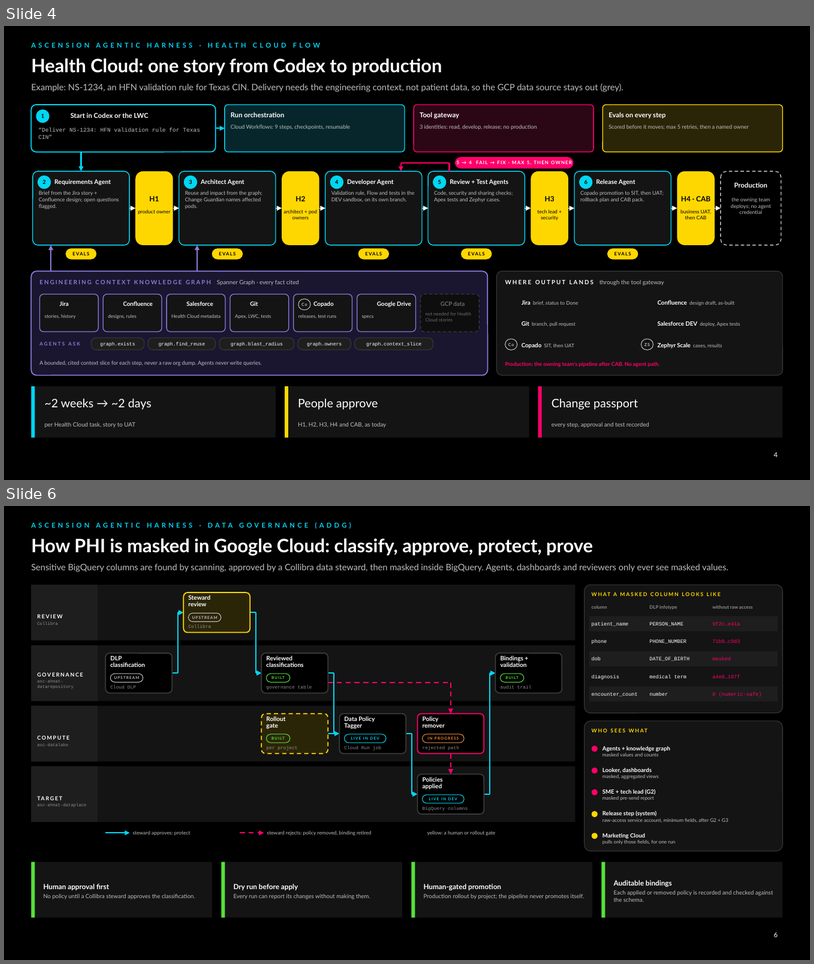
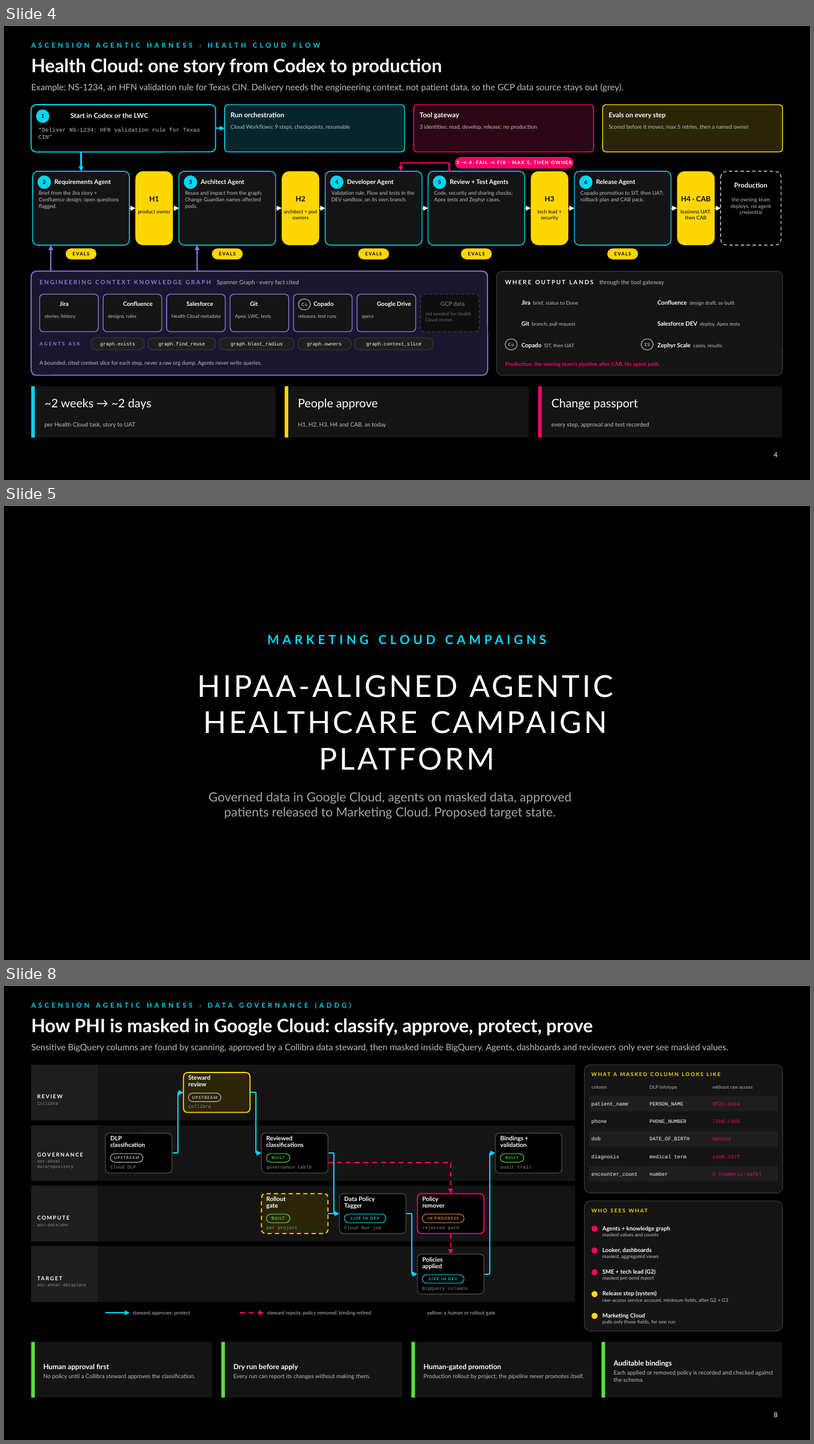
Before and after one commit to chintasurya/Design, a slide deck: poc/data_harness/Ascension Agentic Harness - Data Harness.pptx. Shown one above the other, each under a label of ours: slides 4 and 6 before the commit, slides 4, 5 and 8 after it; the slides between them are not shown. The pictures are 814x964 and 814x1444 pixels, drawn with LibreOffice and Linux fonts; fonts in the diff are those of the drawing; background and template pictures are left out. Boxes give left, top, right and bottom in pixels: in the first picture for what was removed or moved away, otherwise in the second. Text is boxed around its words. In the diff, an @@ line names an element or a change of style, - is before the commit and + after.

```diff
--- a/poc/data_harness/Ascension Agentic Harness - Data Harness.pptx
+++ b/poc/data_harness/Ascension Agentic Harness - Data Harness.pptx
@@ slide 5 added at <box>4,506,810,960</box>, background picture (left out) @@
@@ text added at <box>267,634,547,644</box>, 15 pt, text #00D6F2, bold @@
+MARKETING CLOUD CAMPAIGNS
@@ title added at <box>198,675,614,770</box>, 36 pt, text #FFFFFF @@
+HIPAA-ALIGNED AGENTIC HEALTHCARE CAMPAIGN PLATFORM
@@ text added at <box>209,792,572,819</box>, 15 pt, text #A6A6A6 @@
+Governed data in Google Cloud, agents on masked data, approved patients released to Marketing Cloud. Proposed target state.
@@ what was slide 6 is now slide 8 @@
@@ page number at <box>774,1412,778,1417</box>: text changed @@
-6
+8
```
Also in this commit, not shown: 2 other slides added, 1 slide removed, 9 other files.
